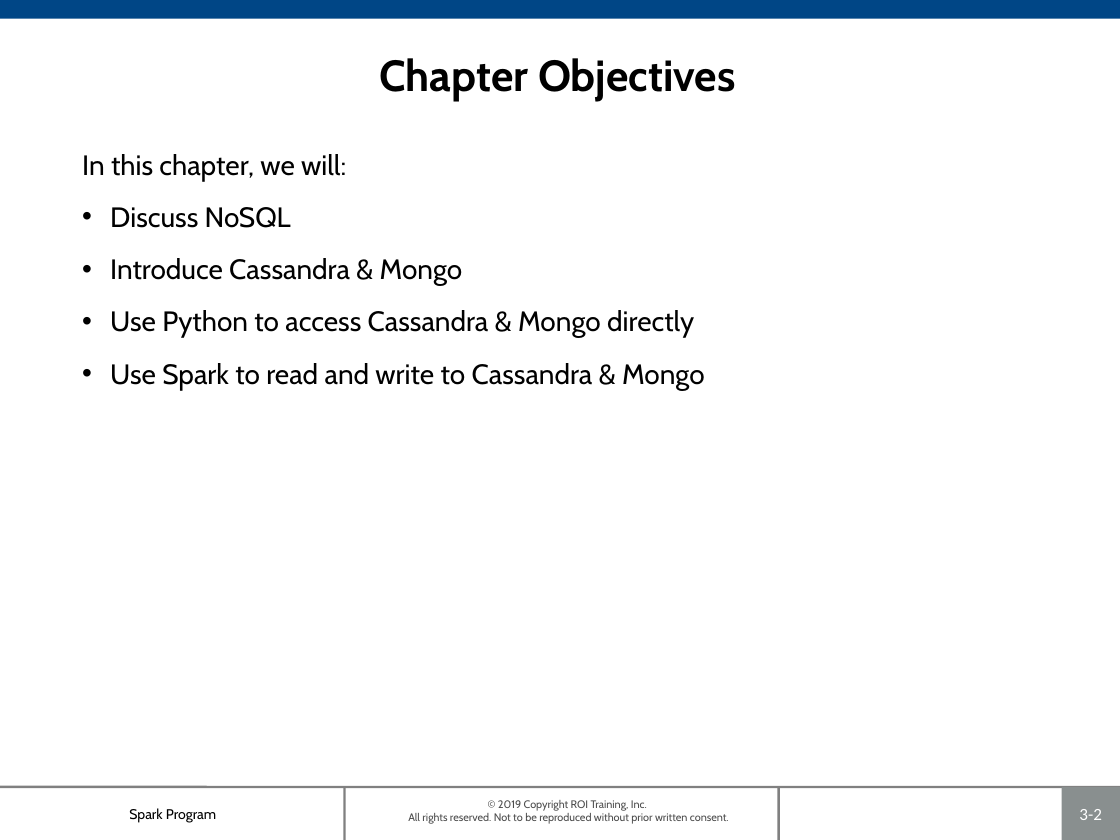
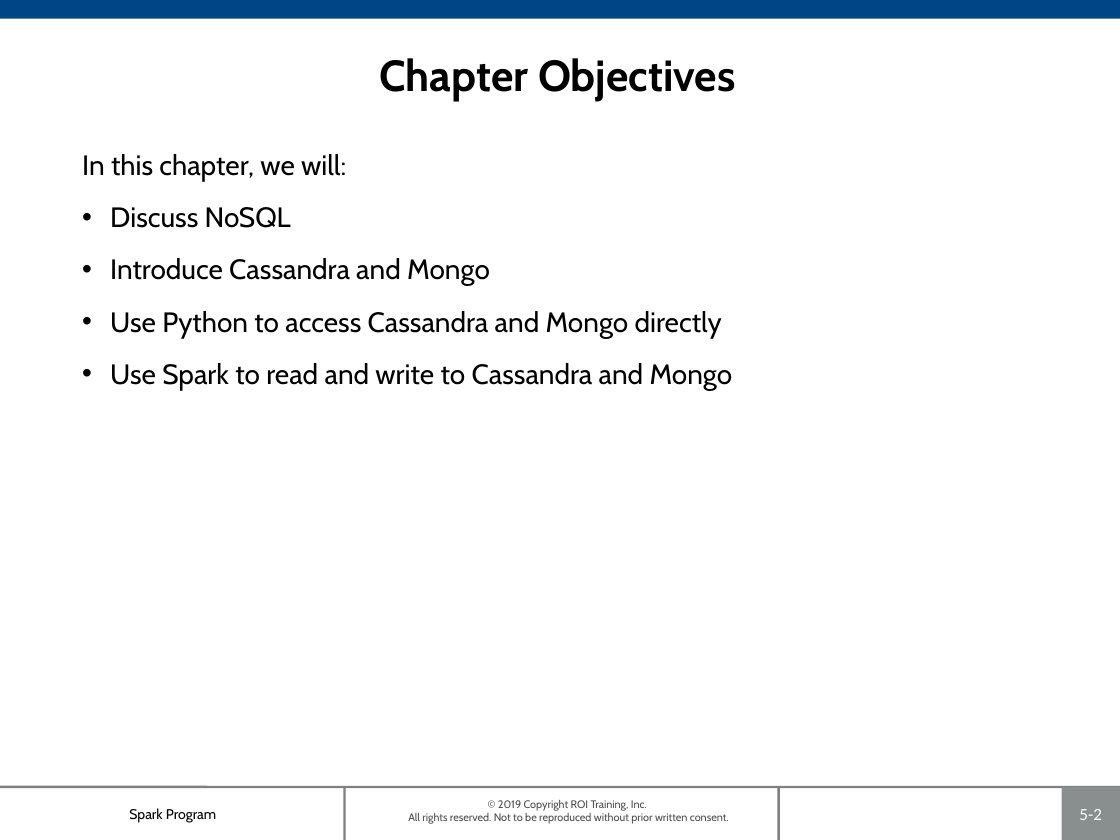
Before and after one commit to roitraining/SparkProgram, a slide deck: slide 2 of Day4/Ch05_NoSQL.pptx. Drawn at 1120x840 pixels with LibreOffice and Linux fonts; fonts in the diff are those of the drawing; background and template pictures are left out. Boxes give left, top, right and bottom in pixels: in the first picture for what was removed or moved away, otherwise in the second. Text is boxed around its words. In the diff, an @@ line names an element or a change of style, - is before the commit and + after.

```diff
--- a/Day4/Ch05_NoSQL.pptx
+++ b/Day4/Ch05_NoSQL.pptx
@@ text at (110, 258, 733, 390): text changed @@
-• Introduce Cassandra & Mongo
-• Use Python to access Cassandra & Mongo directly
-• Use Spark to read and write to Cassandra & Mongo
+• Introduce Cassandra and Mongo
+• Use Python to access Cassandra and Mongo directly
+• Use Spark to read and write to Cassandra and Mongo
@@ page number at (1079, 809, 1102, 820): text changed @@
-3-2
+5-2
```
Also in this commit, not shown: 23 other slides changed, 1 slide added, 1 slide removed, 1 other file.
